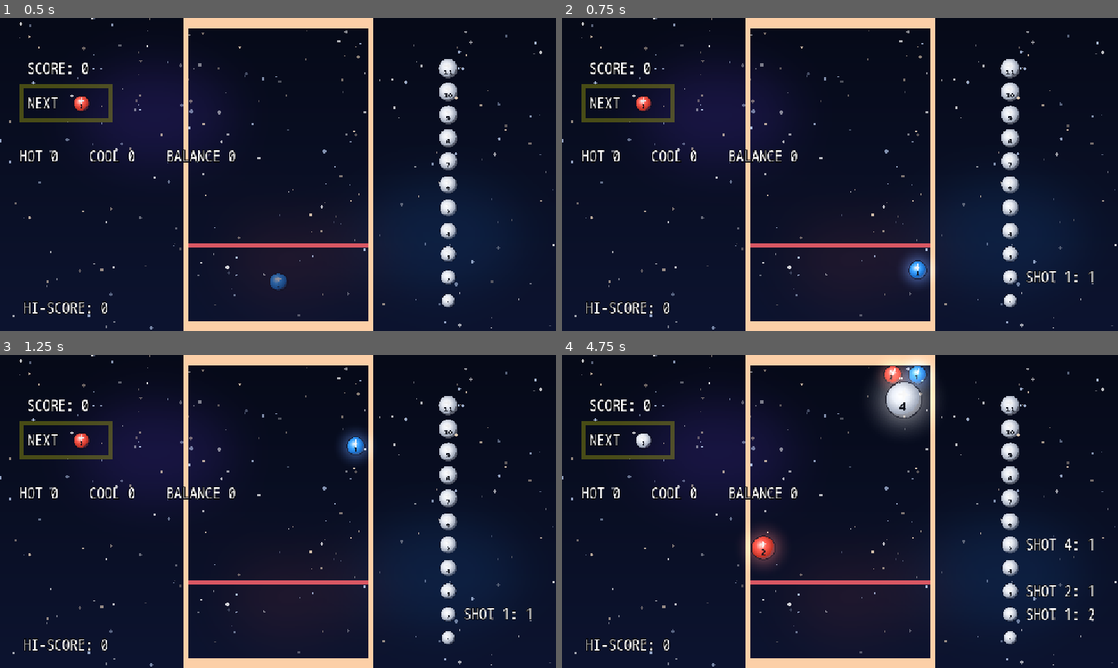
Above: before the commit, frames 1-4 (two rows, left to right).
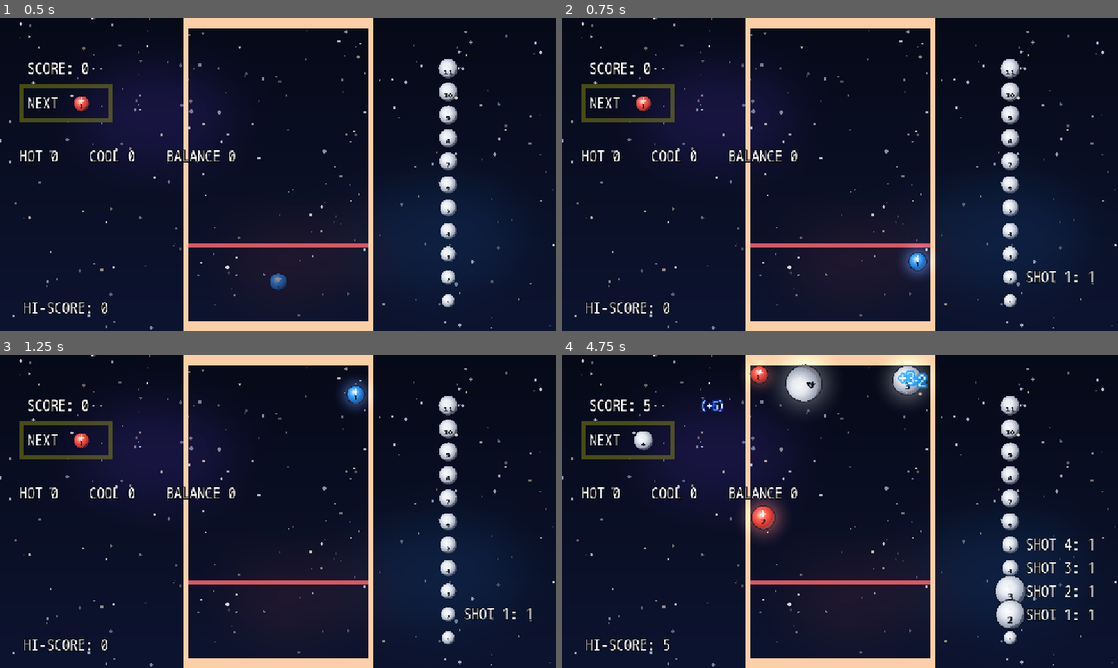
Above: after the commit, the same moments.

Repository: armahnii2000/shooting-stars
Game: Godot game, scene res://Main.tscn
Same seed, same stepped clock (60 frames per second), same inputs: the game is played once before the commit and once after it.
Inputs (mouse positions are in pixels of both pictures, inside the frame that each line leads up to):
- Up to frame 1 (0.5 s): no input
- Up to frame 2 (0.75 s): tap Enter at 0.5 s; move the mouse to (962, 158) at 0.52 s; click (962, 158) at 0.6 s
- Up to frame 3 (1.25 s): no input
- Up to frame 4 (4.75 s): move the mouse to (728, 527) at 1.27 s; click (728, 527) at 1.35 s; move the mouse to (895, 442) at 2.02 s; click (895, 442) at 2.1 s; move the mouse to (812, 574) at 2.77 s; click (812, 574) at 2.85 s; move the mouse to (1006, 558) at 3.52 s; click (1006, 558) at 3.6 s; move the mouse to (673, 464) at 4.27 s; click (673, 464) at 4.35 s

Frame 1 is identical in both runs. In frame 2, 0.5% of the frame differs, in the area x 61-67%, y 72-86%; in frame 3, 0.9%; in frame 4, 6.0%, in the area x 13-96%, y 0-95%.

Commit message:
Speed pass + burning shots: brisker climb and launch; additive glow halo with per-shot flicker

Diff:
--- a/src/common/Common.gd
+++ b/src/common/Common.gd
@@ -70,7 +70,7 @@
     else:
         layer.add_child(shot)
         if launch:
-            shot.linear_velocity = Vector2(0, -160)
+            shot.linear_velocity = Vector2(0, -340) # snappier launch (George: speed the game up, 2026-11-04)
     return shot
 
 func update_shot_timer(delta: float) -> void:
